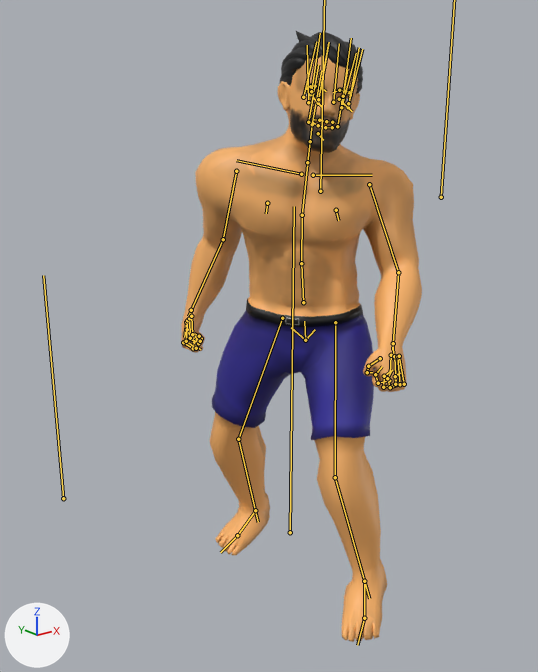
Before and after pictures for a commit that changed the FBX model Assets/Animations/joe.fbx.
Both versions are drawn from a 50 mm lens placed at (-1.7, -1.81, 1.75), pointed at (-0.22, 0.04, 1.01). The axes (+X, +Y, +Z) are drawn at lower left. The lights are the same throughout. Both versions are drawn at frame 1 of the action 'Joe|Smash'; the numbers are the values there. The bones that bend it are drawn over the model as lines.

The first picture shows 'Hair.005', 'Joe_Base', 'Joe_Eye'.
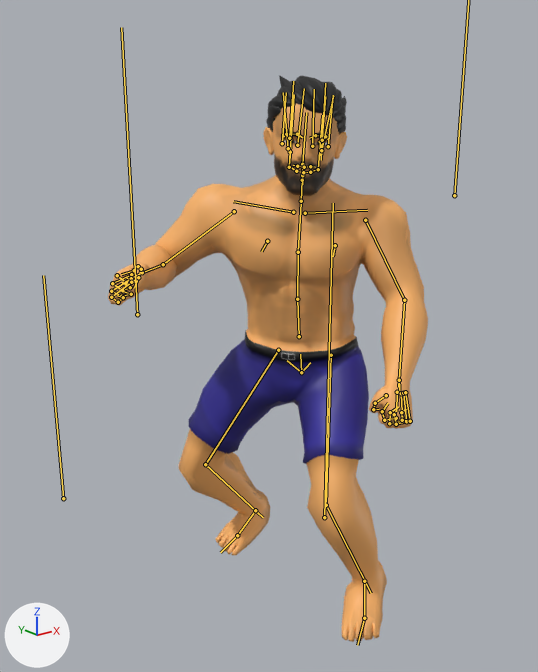
Commit message: Joe Smash

Boxes [x1, y1, x2, y2] around the edits, measured in the pictures (538 x 672 px):
'Joe_Base', posed (33% wider, 8% shorter): before [181, 55, 422, 642]; after [108, 103, 428, 642]
'Hair.005', posed: before [280, 31, 363, 94]; after [266, 75, 347, 135]
'Joe_Eye', posed: before [305, 93, 349, 102]; after [283, 140, 328, 145]
bone 'spine', root to tip: before (305, 340) to (304, 321); after (301, 372) to (300, 354)
bone 'spine.003', root to tip: before (302, 215) to (307, 164); after (298, 252) to (301, 202)
bone 'spine.006', root to tip: before (312, 124) to (312, 121); after (302, 164) to (303, 161)
bone 'upper_arm.L', root to tip: before (369, 184) to (398, 272); after (365, 220) to (404, 300)
bone 'forearm.L', root to tip: before (398, 272) to (392, 350); after (404, 300) to (398, 387)
bone 'upper_arm.R', root to tip: before (236, 171) to (223, 239); after (234, 211) to (163, 264)
bone 'forearm.R', root to tip: before (223, 239) to (188, 316); after (163, 264) to (140, 273)
bone 'thigh.L', root to tip: before (335, 322) to (335, 477); after (331, 355) to (326, 505)
bone 'shin.L', root to tip: before (335, 477) to (369, 598); after (326, 505) to (371, 593)
bone 'thigh.R', root to tip: before (282, 318) to (238, 439); after (278, 350) to (205, 464)
bone 'shin.R', root to tip: before (238, 439) to (258, 522); after (205, 464) to (263, 517)
bone 'hand.L', root to tip: before (393, 343) to (393, 357); after (399, 380) to (400, 394)
bone 'hand.R', root to tip: before (191, 310) to (190, 320); after (142, 272) to (132, 277)

The edits, one by one:
Bone 'spine' (bone_spine) moves from (-0.071, -0.061, 0.016) to (-0.082, -0.178, 0.053).
Bone 'spine.003' (bone_spine_003) turns from (3, 17, -2) to (2, 11, 0) degrees about its own x, y and z.
Bone 'spine.006' (bone_spine_006) turns from (0, 11, -3) to (7, 6, -1) degrees about its own x, y and z.
Bone 'upper_arm.L' (bone_upper_arm_l) turns from (26, 3, -6) to (34, 12, 7) degrees about its own x, y and z.
Bone 'forearm.L' (bone_forearm_l) turns from (22, -2, -6) to (13, 1, -5) degrees about its own x, y and z.
Bone 'upper_arm.R' (bone_upper_arm_r) turns from (-30, 22, 12) to (6, 11, -18) degrees about its own x, y and z.
Bone 'forearm.R' (bone_forearm_r) turns from (24, 8, -10) to (77, 5, -8) degrees about its own x, y and z.
Bone 'thigh.L' (bone_thigh_l) turns from (-22, -2, -6) to (-38, -4, -7) degrees about its own x, y and z.
Bone 'shin.L' (bone_shin_l) turns from (25, 2, -7) to (56, 4, -10) degrees about its own x, y and z.
Bone 'thigh.R' (bone_thigh_r) turns from (5, 10, 20) to (-6, 11, 28) degrees about its own x, y and z.
Bone 'shin.R' (bone_shin_r) turns from (17, 5, -12) to (48, 12, -22) degrees about its own x, y and z.
Bone 'hand.L' (bone_hand_l) moves from (0.123, -0.033, -0.002) to (0.098, 0.078, 0.013).
Bone 'hand.R' (bone_hand_r) moves from (0.002, 0.001, 0.227) to (-0.162, -0.279, 0.56).
Bone 'hand.R' (bone_hand_r) turns from (0, 0, 0) to (83, -15, 11) degrees about its own x, y and z.
